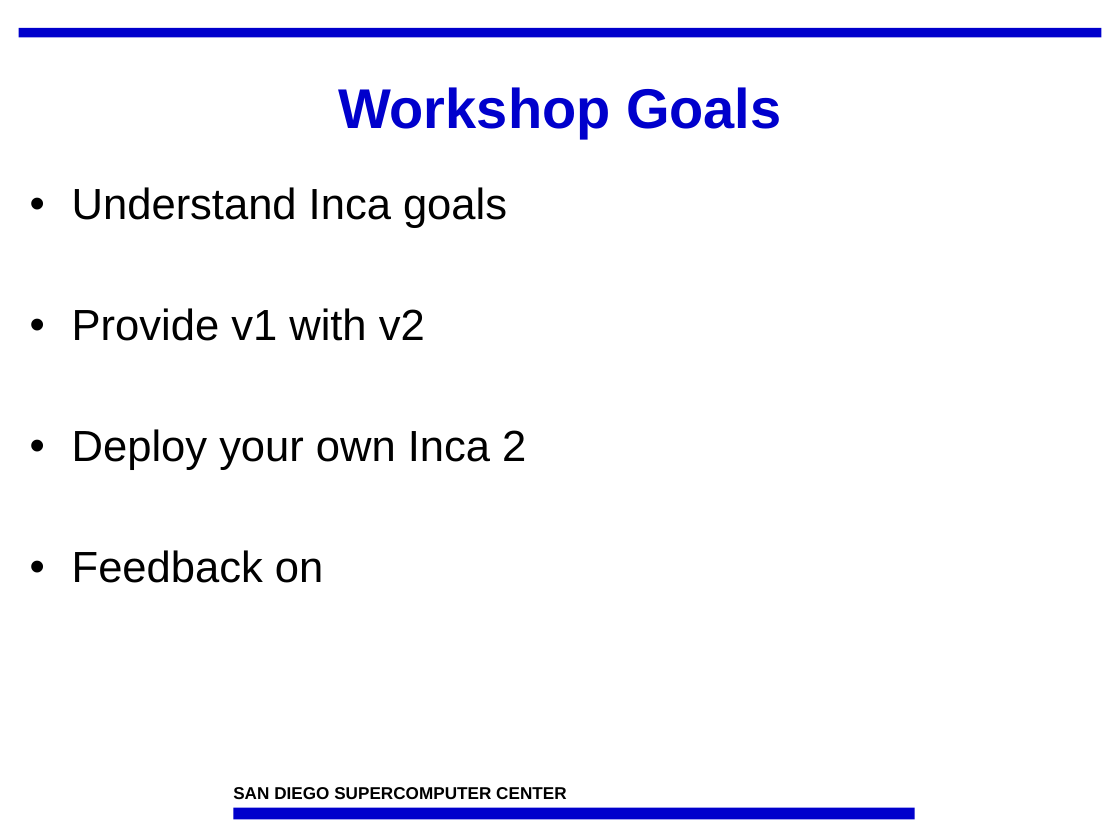
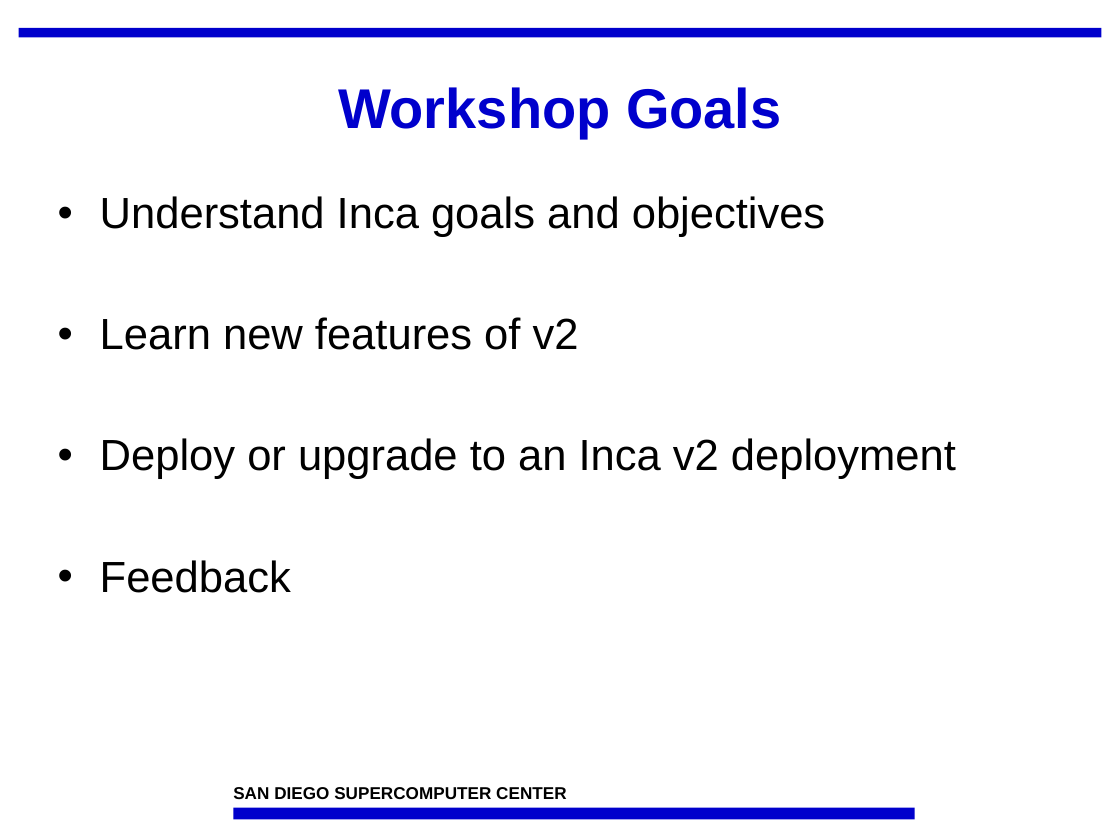
Before and after one commit to IncaProject/inca-xsede, a slide deck: slide 3 of talks/feb-06-workshop/overview.ppt. Drawn at 1120x840 pixels with LibreOffice and Linux fonts; fonts in the diff are those of the drawing; background and template pictures are left out. Boxes give left, top, right and bottom in pixels: in the first picture for what was removed or moved away, otherwise in the second. Text is boxed around its words. In the diff, an @@ line names an element or a change of style, - is before the commit and + after.

Commit message:
changes

```diff
--- a/talks/feb-06-workshop/overview.ppt
+++ b/talks/feb-06-workshop/overview.ppt
@@ text at bbox=[100, 196, 956, 593]: text changed @@
-• Understand Inca goals
-• Provide v1 with v2
-• Deploy your own Inca 2
-• Feedback on
+• Understand Inca goals and objectives
+• Learn new features of v2
+• Deploy or upgrade to an Inca v2 deployment
+• Feedback
```
Also in this commit, not shown: 2 other slides changed, 1 slide added, 1 slide removed.
